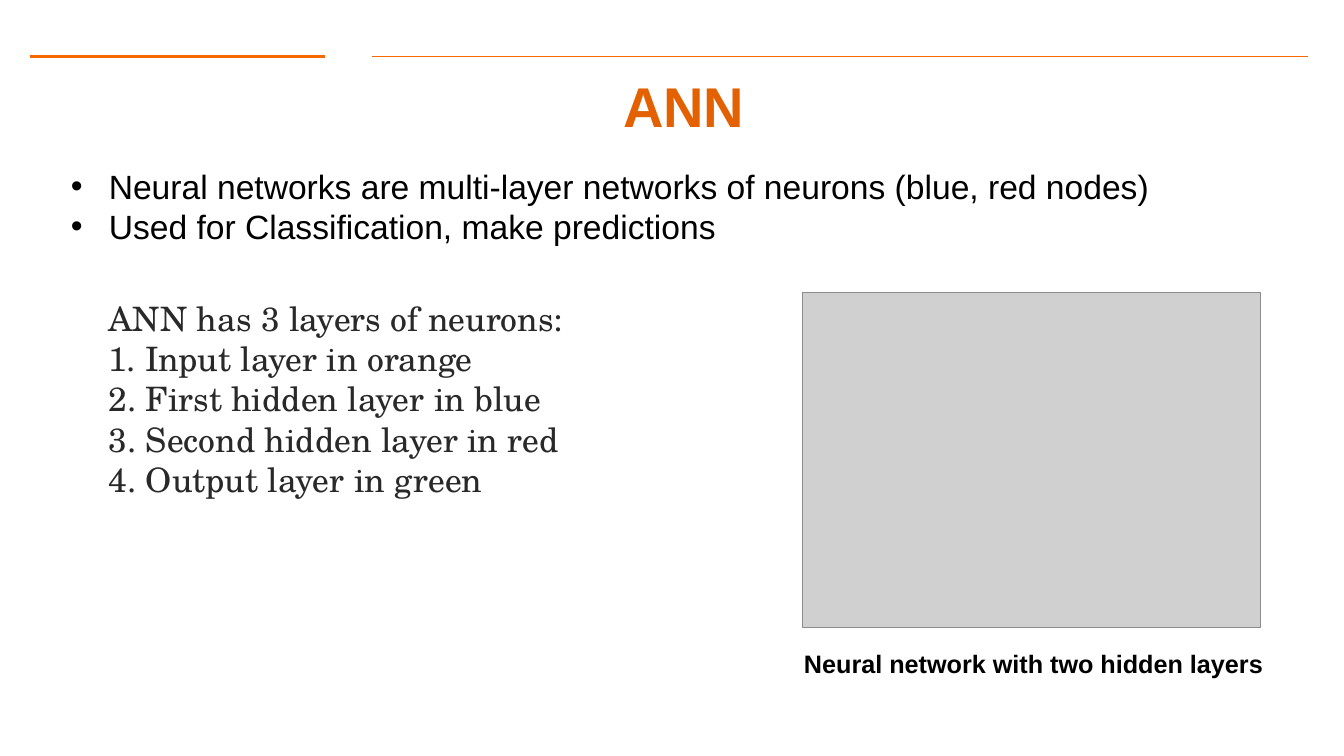
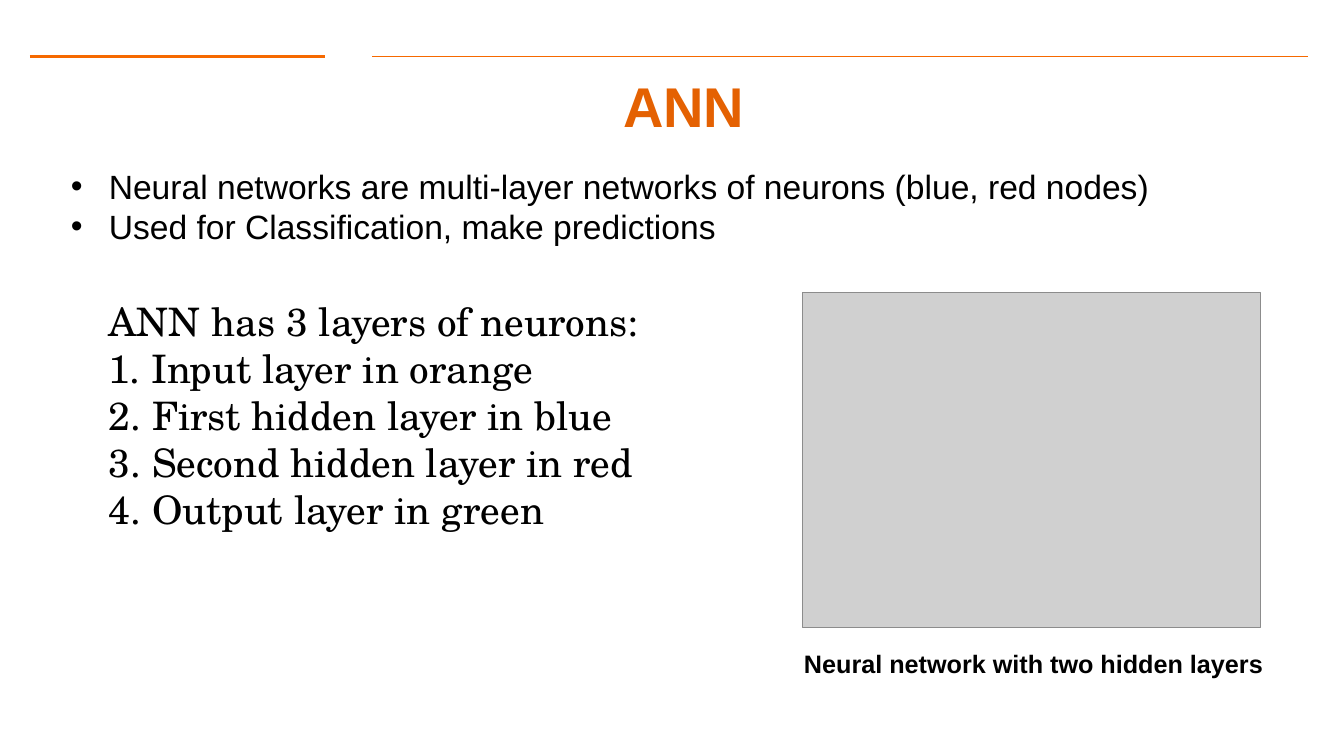
Before and after one commit to Dre1896/RIT-DSCI-633-FDS, a slide deck: slide 19 of Syllabus/Lecture10/Lec10.pptx. Drawn at 1344x756 pixels with LibreOffice and Linux fonts; fonts in the diff are those of the drawing; grey boxes stand for pictures; background and template pictures are left out. Boxes give left, top, right and bottom in pixels: in the first picture for what was removed or moved away, otherwise in the second. Text is boxed around its words. In the diff, an @@ line names an element or a change of style, - is before the commit and + after.

```diff
--- a/Syllabus/Lecture10/Lec10.pptx
+++ b/Syllabus/Lecture10/Lec10.pptx
@@ text "ANN has 3 layers of ..." at (x1=109, y1=307, x2=638, y2=532): size 24 to 28 pt, text colour #292929 to #000000 @@
```
Also in this commit, not shown: 1 other slide changed, 1 other file.
